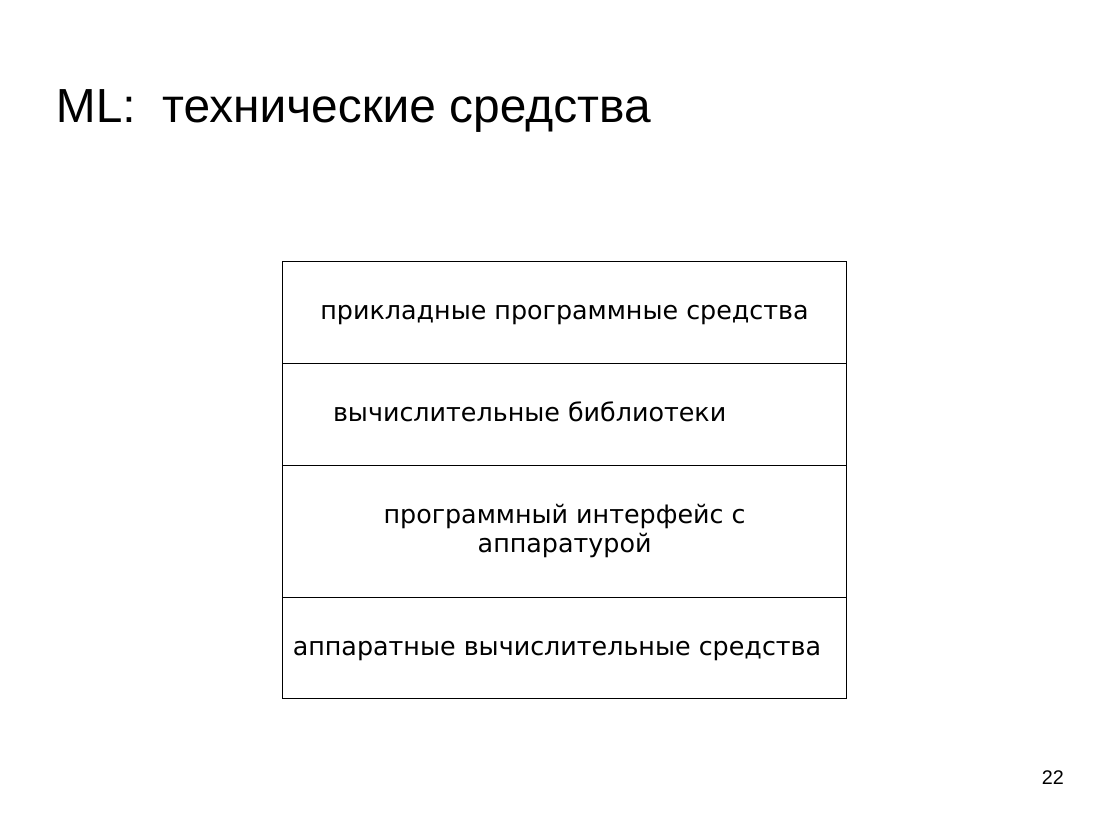
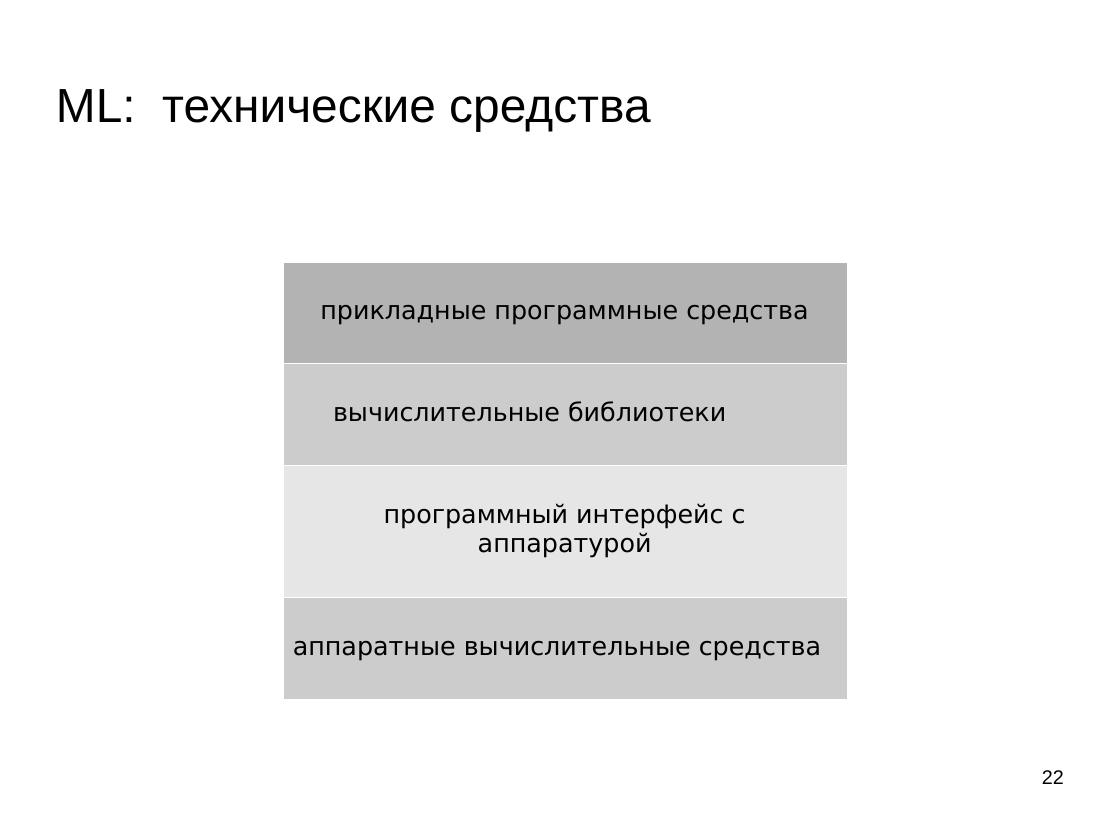
Before and after one commit to mechanoid5/ml_lectorium_legacy, a slide deck: slide 22 of 0-intro.odp. Drawn at 1120x840 pixels with LibreOffice and Linux fonts; fonts in the diff are those of the drawing; background and template pictures are left out. Boxes give left, top, right and bottom in pixels: in the first picture for what was removed or moved away, otherwise in the second. Text is boxed around its words. In the diff, an @@ line names an element or a change of style, - is before the commit and + after.

```diff
--- a/0-intro.odp
+++ b/0-intro.odp
@@ table at <box>283,262,847,665</box> @@
@@ fill none to #B3B3B3 in row 1, column 1 @@
@@ fill none to #CCCCCC in 2 cells @@
@@ fill none to #E6E6E6 in row 3, column 1 @@
@@ borders changed @@
```
Also in this commit, not shown: 4 other slides changed, 3 other files.
